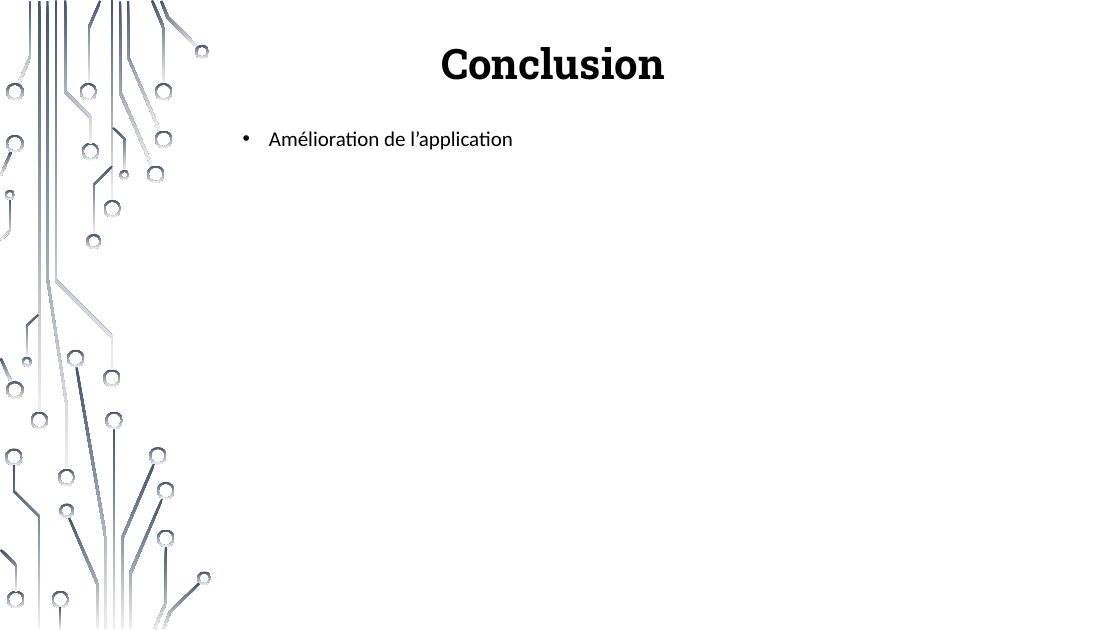
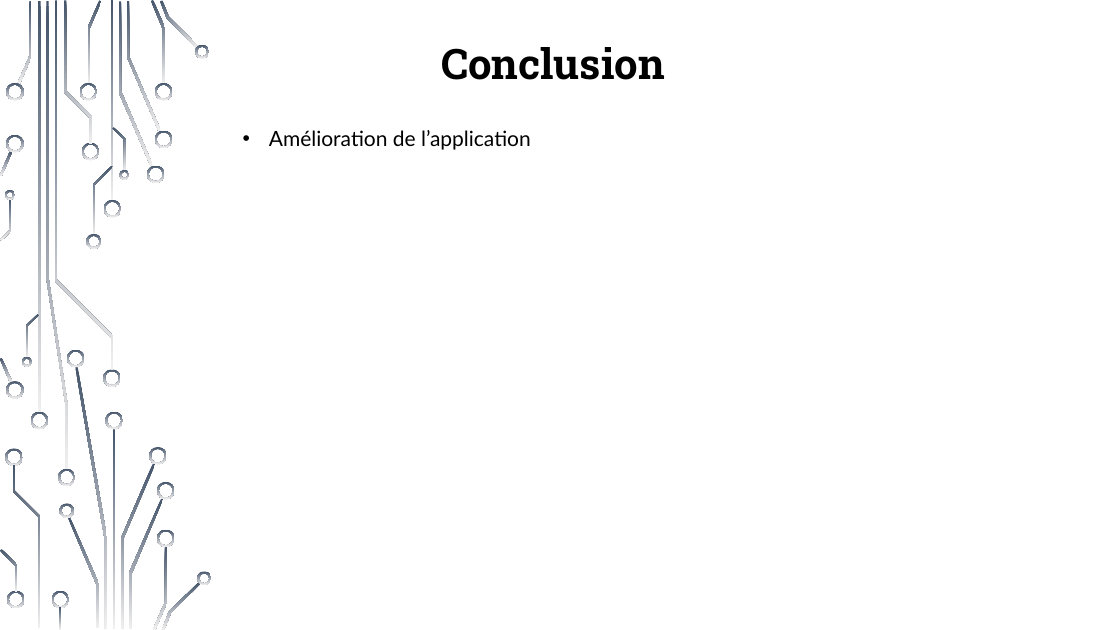
Before and after one commit to Holyz1988/PROJET1-ASP.NET, a slide deck: slide 7 of Présentation_demo_projet.pptx. Drawn at 1120x630 pixels with LibreOffice and Linux fonts; fonts in the diff are those of the drawing; background and template pictures are left out. Boxes give left, top, right and bottom in pixels: in the first picture for what was removed or moved away, otherwise in the second. Text is boxed around its words. In the diff, an @@ line names an element or a change of style, - is before the commit and + after.

```diff
--- a/Présentation_demo_projet.pptx
+++ b/Présentation_demo_projet.pptx
@@ text "Amélioration de l’application" at bbox=[269, 130, 531, 150]: font Calibri to Lato @@
```
Also in this commit, not shown: 2 slides added, 2 slides removed, 8 other files.
